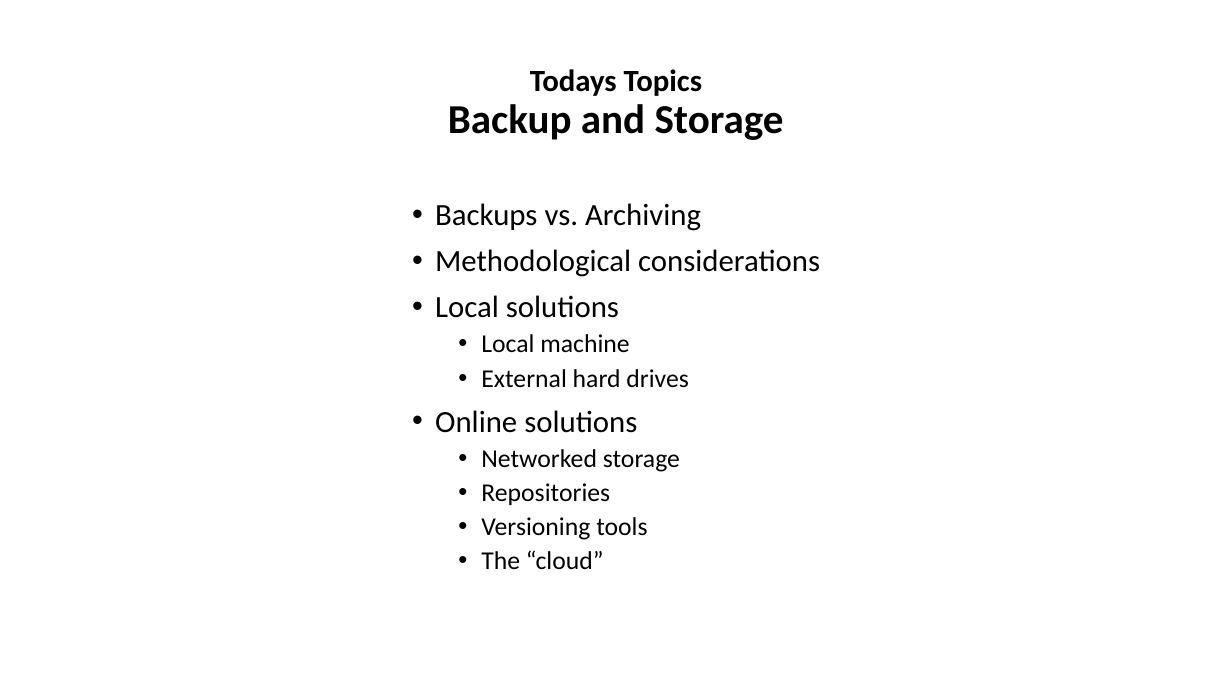
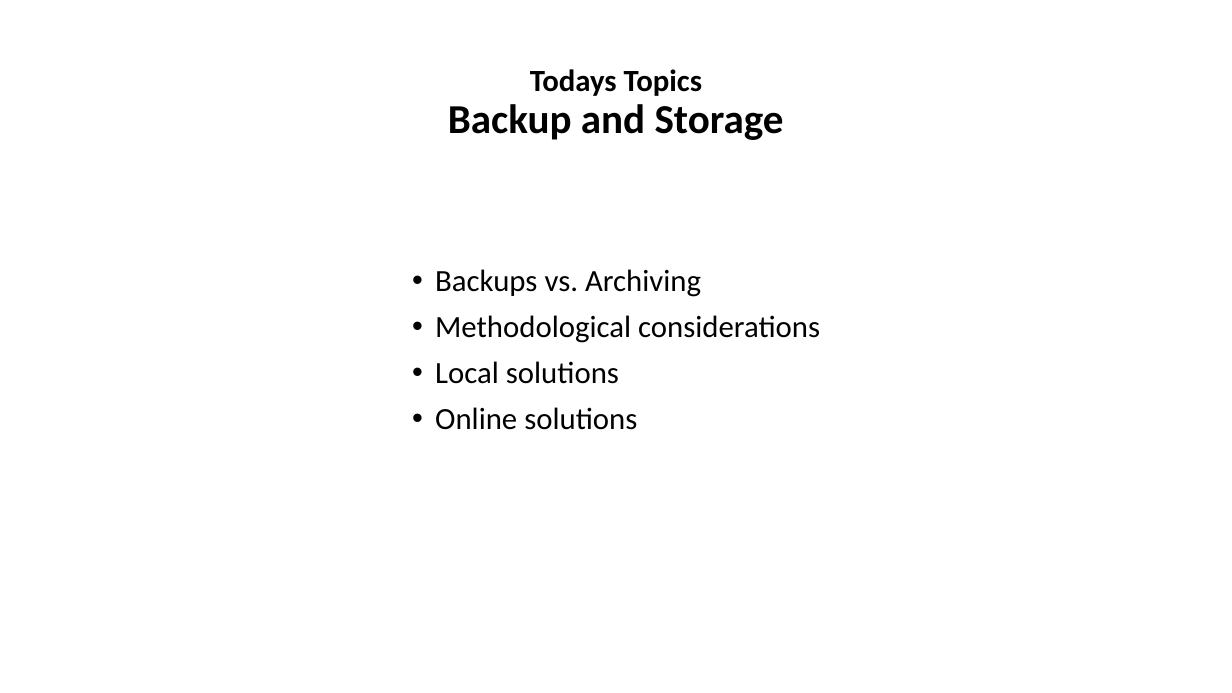
Before and after one commit to tibbben/teaching.data.literacy, a slide deck: slide 3 of UM_DataManagementClass/Lessons/05/05_FirstMeeting.pptx (slide 2 before the commit). Drawn at 1232x693 pixels with LibreOffice and Linux fonts; fonts in the diff are those of the drawing. Boxes give left, top, right and bottom in pixels: in the first picture for what was removed or moved away, otherwise in the second. Text is boxed around its words. In the diff, an @@ line names an element or a change of style, - is before the commit and + after.

```diff
--- a/UM_DataManagementClass/Lessons/05/05_FirstMeeting.pptx
+++ b/UM_DataManagementClass/Lessons/05/05_FirstMeeting.pptx
@@ text "Backups vs. Archiving": place and size @@
-text "Backups vs. Archiving" at bbox=[435, 203, 820, 570]
+text "Backups vs. Archiving" at bbox=[435, 269, 820, 430]
@@ text at bbox=[481, 334, 689, 388]: paragraphs removed @@
-  • Local machine
-  • External hard drives
@@ text at bbox=[481, 449, 680, 570]: paragraphs removed @@
-  • Networked storage
-  • Repositories
-  • Versioning tools
-  • The “cloud”
```
Also in this commit, not shown: 9 other slides changed, 1 slide added, 2 other files.
